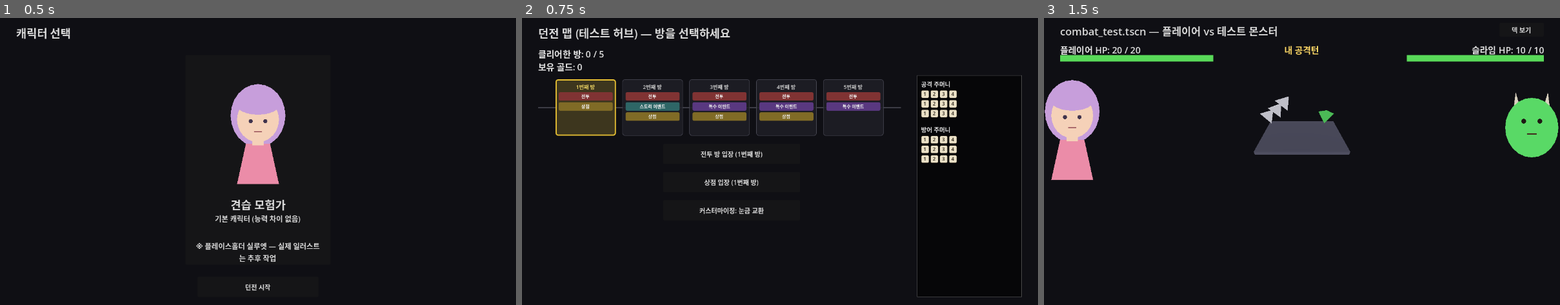
Above: before the commit, frames 1-3 (left to right).
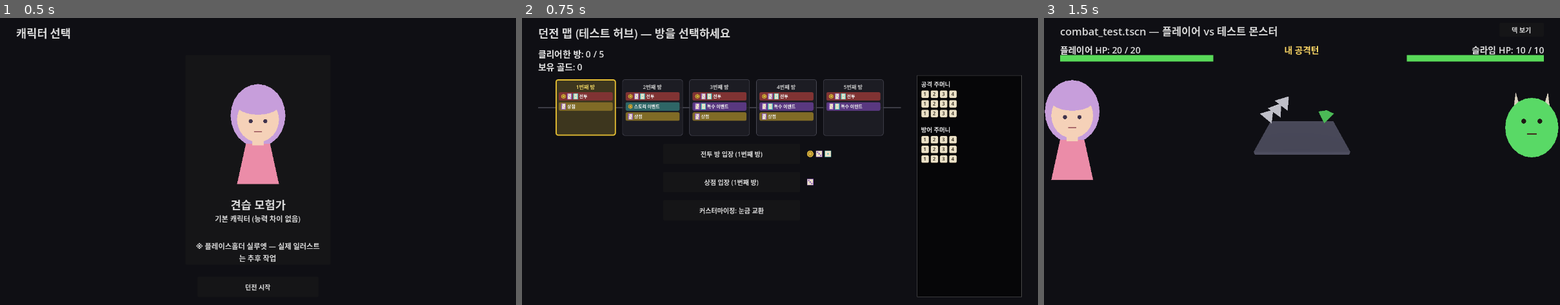
Above: after the commit, the same moments.

Repository: YGseok/ProjectD
Game: Godot game, scene res://code/scenes/character_select.tscn
Same seed, same stepped clock (60 frames per second), same inputs: the game is played once before the commit and once after it.
Inputs:
- Up to frame 1 (0.5 s): no input
- Up to frame 2 (0.75 s): click "던전 시작" at 0.5 s
- Up to frame 3 (1.5 s): click "전투 방 입장 (1번째 방)" at 1.25 s

Frame 1 is identical in both runs. In frame 2, 1.1% of the frame differs, in the area x 7-67%, y 26-59%; in frame 3, nothing differs.

Commit message:
feat: 던전 맵 선택지에 예상 보상 카테고리 아이콘(골드/눈금/다이스) 추가
INBOX.md 피드백 — 방 선택지가 어떤 리스크인지는 보이지만 리턴(보상)은 미리
알기 어렵다는 지적을 반영. 새 RewardIcon(순수 도형, 이미지 에셋 불필요)으로
골드=동전, 눈금=점 1개 주사위 면, 다이스=점 3개 주사위 면 아이콘을 만들고,
방 선택 버튼 옆과 MapStrip 방 타입 칩 양쪽에 방 종류별 고정 보상 카테고리를
표시한다. dice_test 회귀 스위트 57개 전체 PASS.

Co-Authored-By: Claude Sonnet 5 <noreply@anthropic.com>

Diff:
--- a/code/scenes/dungeon_map.gd
+++ b/code/scenes/dungeon_map.gd
@@ -60,6 +60,20 @@
 const BUTTON_SPACING := 70.0
 const BUTTON_HEIGHT := 50.0
 
+## 방 종류별로 "무엇을 줄 수 있는지" 카테고리(RewardIcon.category 값). 실제 골드/눈금
+## 수치나 상점 판매 품목은 매번 달라 정확한 값을 미리 보여주기 어려우므로, "카테고리"만
+## 고정 목록으로 둔다 (STATUS.md 큐 0-A 판단 참고).
+## - 전투: 승리 시 골드 + 눈금(확정 1개) + 다이스 아이템(2개 중 선택) 전부 보장.
+## - 상점: 골드로 다이스 아이템을 구매.
+## - 특수 이벤트: 무료로 다이스 아이템 또는 눈금 뭉치 중 하나.
+## - 스토리 이벤트: 선택에 따라 골드가 오르내림(다이스 무관).
+const REWARD_CATEGORIES := {
+	"combat": ["gold", "dice", "pip"],
+	"shop": ["dice"],
+	"event": ["dice", "pip"],
+	"story": ["gold"],
+}
+
 @onready var rooms_cleared_label: Label = $RoomsClearedLabel
 @onready var gold_label: Label = $GoldLabel
 @onready var enter_combat_button: Button = $EnterCombatButton
@@ -76,6 +90,7 @@
 var _room_order: Array[String] = ["shop", "event", "story"]
 var _map_line: ColorRect
 var _map_hbox: HBoxContainer
+var _reward_icon_rows: Dictionary = {} # room type -> HBoxContainer, 방 선택 버튼 옆에 붙는 보상 카테고리 아이콘
 
 
 func _ready() -> void:
@@ -85,8 +100,30 @@
 	enter_story_button.pressed.connect(_on_story_button_pressed)
 	customize_button.pressed.connect(customize_panel.open)
 	_setup_map_strip()
+	_setup_reward_icons()
 	_roll_room_choices()
 	_update_labels()
+
+
+## 방 선택 버튼(전투/상점/특수 이벤트/스토리 이벤트) 옆에 붙일 보상 카테고리 아이콘
+## 줄을 종류별로 미리 하나씩 만들어둔다 (버튼 자체는 노출 여부가 매 방마다 바뀌지만,
+## "이 종류의 방이 뭘 줄 수 있는지"는 고정이라 재사용 가능).
+func _setup_reward_icons() -> void:
+	for t in REWARD_CATEGORIES.keys():
+		var row := HBoxContainer.new()
+		row.add_theme_constant_override("separation", 4)
+		row.mouse_filter = Control.MOUSE_FILTER_IGNORE
+		for cat in REWARD_CATEGORIES[t]:
+			row.add_child(_make_reward_icon(cat))
+		add_child(row)
+		_reward_icon_rows[t] = row
+
+
+func _make_reward_icon(category: String) -> RewardIcon:
+	var icon := RewardIcon.new()
+	icon.custom_minimum_size = Vector2(18, 18)
+	icon.category = category
+	return icon
 
 
 ## 현재 방(rooms_cleared) 기준으로 상점/특수 이벤트/스토리 이벤트 노출 여부를 결정한다.
@@ -212,7 +249,7 @@
 	vbox.add_child(title)
 
 	var opts := _room_options_for_index(idx)
-	vbox.add_child(_make_type_chip("전투", Color(0.5, 0.2, 0.2)))
+	vbox.add_child(_make_type_chip("전투", Color(0.5, 0.2, 0.2), "combat"))
 	var chip_specs := {
 		"shop": ["상점", Color(0.5, 0.42, 0.15)],
 		"event": ["특수 이벤트", Color(0.35, 0.22, 0.5)],
@@ -221,12 +258,15 @@
 	for t in opts.order:
 		if opts[t]:
 			var spec: Array = chip_specs[t]
-			vbox.add_child(_make_type_chip(spec[0], spec[1]))
+			vbox.add_child(_make_type_chip(spec[0], spec[1], t))
 
 	return panel
 
 
-func _make_type_chip(text: String, color: Color) -> Control:
+## room_type을 넘기면 REWARD_CATEGORIES에 따른 보상 카테고리 아이콘을 텍스트 앞에
+## 붙여, MapStrip 미리보기에서도 "이 방이 뭘 줄 수 있는지"를 도형으로 알 수 있게 한다
+## (INBOX.md 피드백 — 선택지 버튼과 같은 시각 언어를 미리보기에도 반영).
+func _make_type_chip(text: String, color: Color, room_type: String = "") -> Control:
 	var chip := PanelContainer.new()
 	var style := StyleBoxFlat.new()
 	style.bg_color = color
@@ -237,12 +277,23 @@
 	style.content_margin_bottom = 2
 	chip.add_theme_stylebox_override("panel", style)
 
+	var hbox := HBoxContainer.new()
+	hbox.add_theme_constant_override("separation", 3)
+	chip.add_child(hbox)
+
+	if REWARD_CATEGORIES.has(room_type):
+		for cat in REWARD_CATEGORIES[room_type]:
+			var icon := _make_reward_icon(cat)
+			icon.custom_minimum_size = Vector2(12, 12)
+			hbox.add_child(icon)
+
 	var label := Label.new()
 	label.text = text
 	label.add_theme_font_size_override("font_size", 11)
 	label.add_theme_color_override("font_color", Color(0.95, 0.95, 0.95))
 	label.horizontal_alignment = HORIZONTAL_ALIGNMENT_CENTER
-	chip.add_child(label)
+	label.vertical_alignment = VERTICAL_ALIGNMENT_CENTER
+	hbox.add_child(label)
 	return chip
 
 
@@ -257,16 +308,28 @@
 		"story": enter_story_button,
 	}
 	var visible_buttons: Array[Button] = [enter_combat_button]
+	var visible_types: Array[String] = ["combat"]
 	for t in _room_order:
 		var btn: Button = type_button_map[t]
 		if btn.visible:
 			visible_buttons.append(btn)
+			visible_types.append(t)
 	visible_buttons.append(customize_button)
+	visible_types.append("")
+
+	for row in _reward_icon_rows.values():
+		row.visible = false
 
 	var y := BUTTON_TOP_START
-	for btn in visible_buttons:
+	for i in visible_buttons.size():
+		var btn: Button = visible_buttons[i]
 		btn.offset_top = y
 		btn.offset_bottom = y + BUTTON_HEIGHT
+		var t: String = visible_types[i]
+		if _reward_icon_rows.has(t):
+			var row: HBoxContainer = _reward_icon_rows[t]
+			row.visible = true
+			row.position = Vector2(btn.offset_right + 16.0, y + (BUTTON_HEIGHT - 18.0) * 0.5)
 		y += BUTTON_SPACING
 
 
--- /dev/null
+++ b/code/scenes/reward_icon.gd
@@ -0,0 +1,60 @@
+class_name RewardIcon
+extends Control
+## 던전 맵 방 선택지가 "어떤 보상 카테고리"를 줄 수 있는지 도형으로 보여주는 작은 아이콘.
+##
+## INBOX.md 피드백(2026-09-09): "선택지가 어떤 리스크인지는 보이지만 어떤 리턴(보상)을
+## 주는지는 미리 알기 어렵다 — 텍스트보다 도형/기호/이미지로 표현할 것". 실제 골드/눈금
+## 수치나 상점 판매 품목은 매번 달라지므로(STATUS.md 판단: "카테고리"가 더 적합해 보임),
+## 여기서는 "이 방 종류는 골드 / 눈금 / 다이스 중 무엇을 줄 수 있는가"만 형태로 표시한다.
+##
+## category:
+## - "gold": 동전 모양(원 + 안쪽 테두리 원)
+## - "pip": 주사위 눈금 1개짜리 사각형(눈금 인벤토리 아이템과 같은 개념)
+## - "dice": 주사위 눈금 3개짜리 사각형(다이스 아이템 — ShapeDieChip과 같은 "주사위" 은유)
+
+var category: String = "gold":
+	set(v):
+		category = v
+		queue_redraw()
+
+const COLOR_GOLD := Color(0.85, 0.7, 0.25)
+const COLOR_PIP := Color(0.3, 0.75, 0.75)
+const COLOR_DICE := Color(0.55, 0.35, 0.75)
+const COLOR_FACE_BG := Color(0.92, 0.88, 0.78)
+
+
+func _ready() -> void:
+	mouse_filter = Control.MOUSE_FILTER_IGNORE
+	if custom_minimum_size == Vector2.ZERO:
+		custom_minimum_size = Vector2(18, 18)
+
+
+func _draw() -> void:
+	match category:
+		"gold":
+			_draw_gold()
+		"pip":
+			_draw_die_face([Vector2(0.5, 0.5)], COLOR_PIP)
+		"dice":
+			_draw_die_face([Vector2(0.28, 0.28), Vector2(0.5, 0.5), Vector2(0.72, 0.72)], COLOR_DICE)
+		_:
+			pass
+
+
+func _draw_gold() -> void:
+	var r := size.x * 0.46
+	var center := size * 0.5
+	draw_circle(center, r, COLOR_GOLD)
+	draw_arc(center, r * 0.6, 0, TAU, 16, Color(0.5, 0.38, 0.1, 0.8), 1.5)
+
+
+## 주사위 면(둥근 사각형) 안에 dot_ratios(0..1 비율 좌표) 위치에 점을 찍어, "눈금이 있는
+## 주사위 면"이라는 시각 은유로 카테고리를 표현한다 (customize_panel/shape_die_chip이
+## 이미 쓰는 "면+눈금" 어휘를 재사용).
+func _draw_die_face(dot_ratios: Array, dot_color: Color) -> void:
+	var rect := Rect2(size.x * 0.08, size.y * 0.08, size.x * 0.84, size.y * 0.84)
+	draw_rect(rect, COLOR_FACE_BG, true)
+	draw_rect(rect, dot_color, false, 1.5)
+	var dot_r := size.x * 0.09
+	for ratio in dot_ratios:
+		draw_circle(Vector2(size.x * ratio.x, size.y * ratio.y), dot_r, dot_color)
Not shown, added: code/scenes/reward_icon.gd.uid
Not shown, changed: docs/STATUS.md
Not shown, changed: docs/STATUS_ARCHIVE.md
Not shown, changed: docs/feedback/INBOX.md
